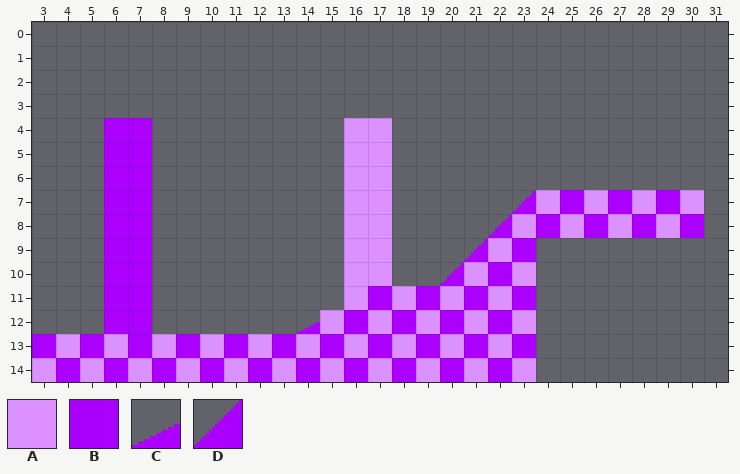
Tiled map: testlevel.tmx. This is how it looked before the edit.
Cells are 16x16 px. Shown: x 3..31, y 0..14.
Key: from "testlevelspritesheet2": A 0, B 1, C 16, D 48.
_ is an empty cell.
Layer "Tile Layer 1" before, first column x 3:
 0 _____________________________
 1 _____________________________
 2 _____________________________
 3 _____________________________
 4 ___BB________AA______________
 5 ___BB________AA______________
 6 ___BB________AA______________
 7 ___BB________AA_____DABABABA_
 8 ___BB________AA____DABABABAB_
 9 ___BB________AA___DAB________
10 ___BB________AA__DABA________
11 ___BB________ABABABAB________
12 ___BB______CABABABABA________
13 BABABABABABABABABABAB________
14 ABABABABABABABABABABA________
The result:
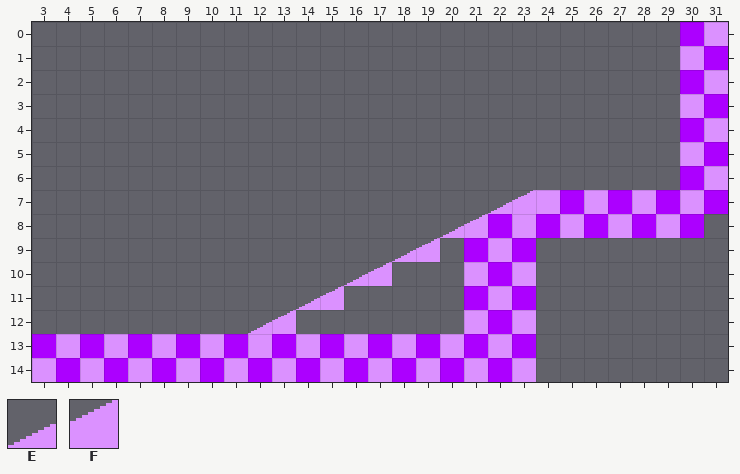
Further tiles: from "testlevelspritesheet2": E 32, F 33.
Changes in this commit:
Changed rows in their new state; . is an unchanged cell.
Layer "Tile Layer 1":
first column x 6:
 0 ........................BA
 1 ........................AB
 2 ........................BA
 3 ........................AB
 4 __........__............BA
 5 __........__............AB
 6 __........__............BA
 7 __........__....EF.......B
 8 __........__..EFB.........
 9 __........__EF.B..........
10 __........EF.._...........
11 __......EF_____...........
12 __....EF_______...........
Pixel boxes of the changes (left, top, right, bottom) in both pictures:
added: (680, 22, 728, 214)
removed: (104, 118, 152, 334)
changed: (248, 118, 536, 334)
